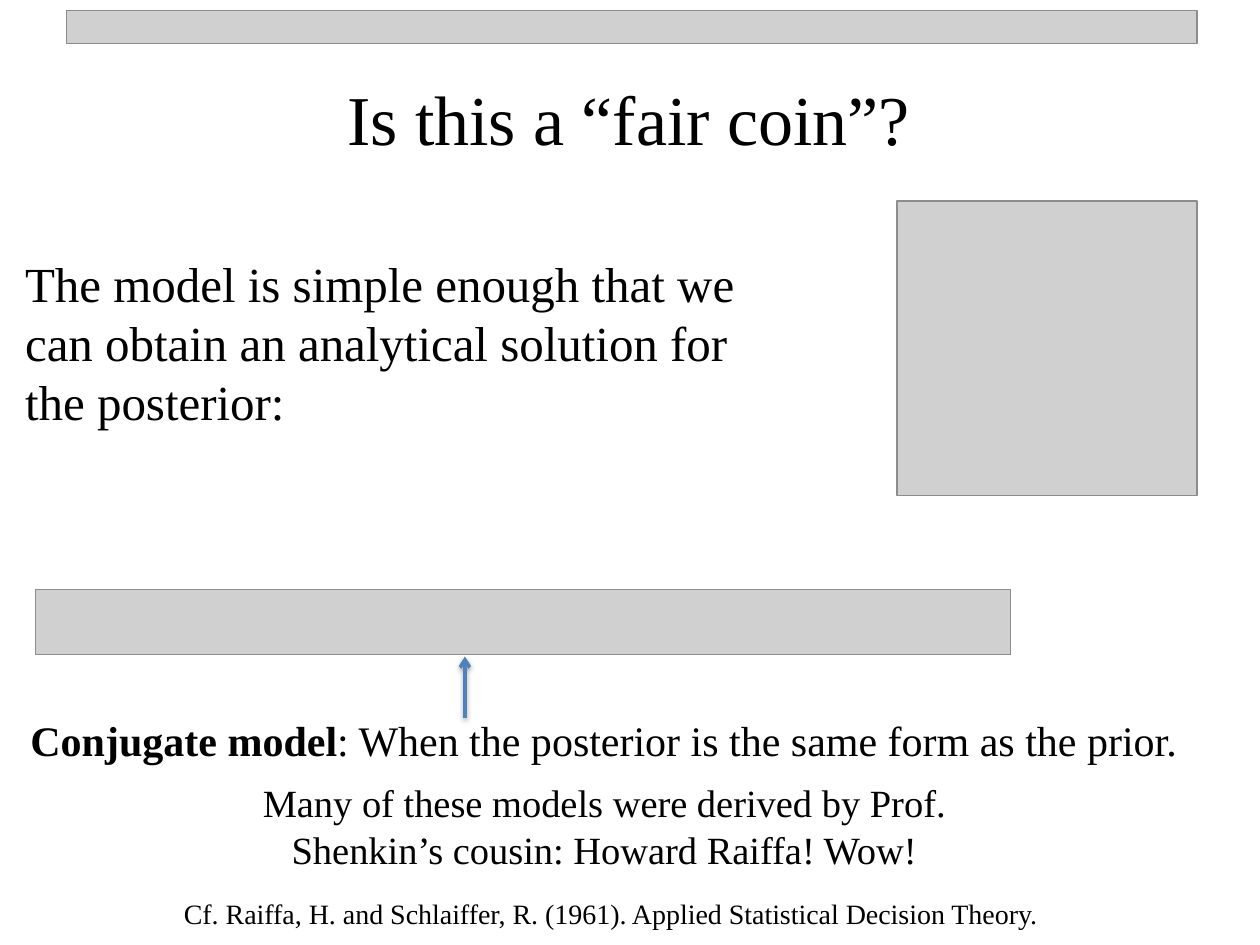
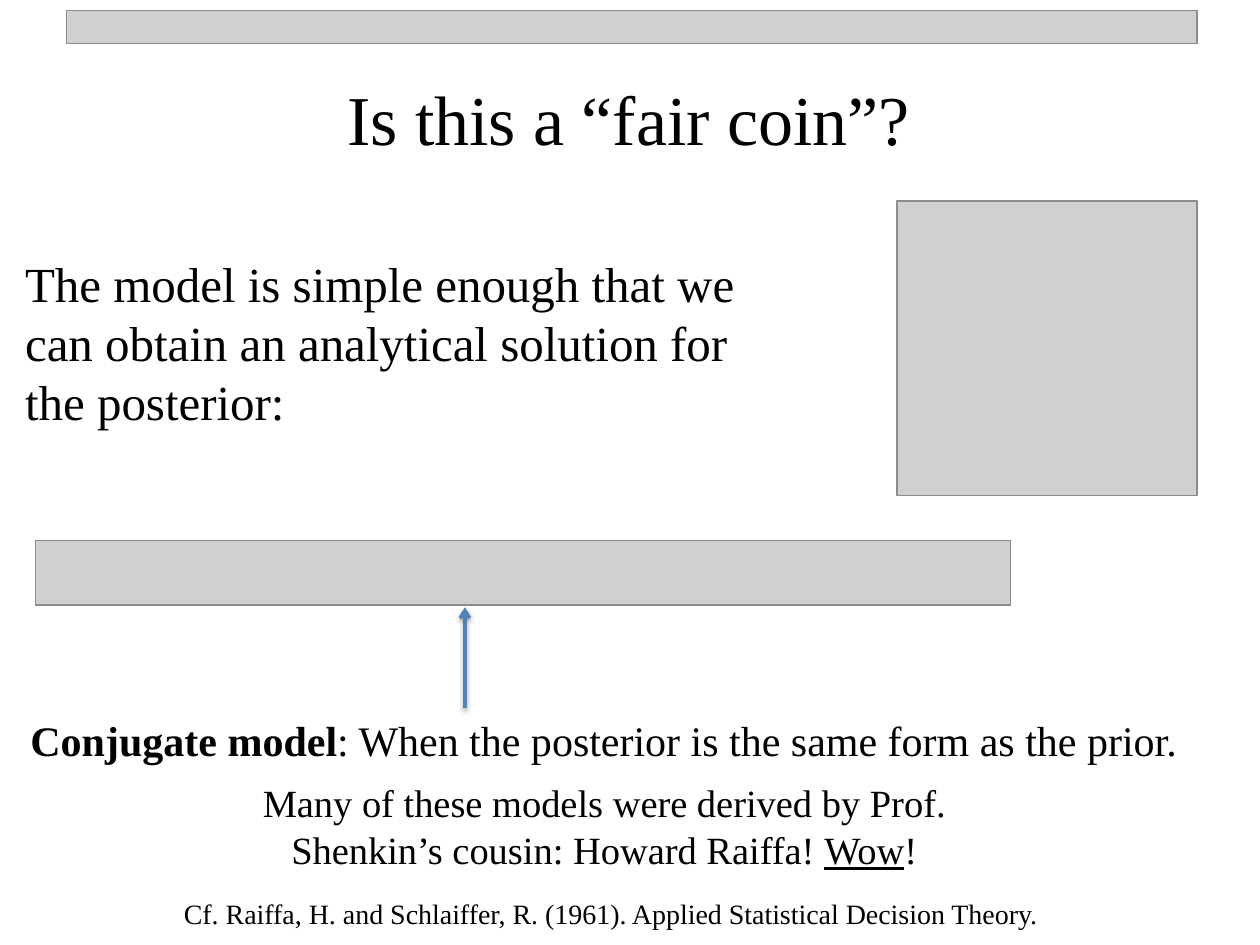
Before and after one commit to npetraco/MATFOS705, a slide deck: slide 12 of Notes/5_Intro_to_basic_parametric_bayesian_inference.pptx. Drawn at 1260x945 pixels with LibreOffice and Linux fonts; fonts in the diff are those of the drawing; grey boxes stand for pictures. Boxes give left, top, right and bottom in pixels: in the first picture for what was removed or moved away, otherwise in the second. Text is boxed around its words. In the diff, an @@ line names an element or a change of style, - is before the commit and + after.

```diff
--- a/Notes/5_Intro_to_basic_parametric_bayesian_inference.pptx
+++ b/Notes/5_Intro_to_basic_parametric_bayesian_inference.pptx
@@ picture moved from (x1=35, y1=590, x2=1011, y2=654) to (x1=35, y1=541, x2=1011, y2=605) @@
@@ arrow moved from (465, 718) - (465, 656) to (465, 708) - (465, 607) @@
@@ text "Many of these models were ..." at (x1=263, y1=790, x2=946, y2=870): underline on in "Wow!" @@
```
Also in this commit, not shown: 3 other slides changed.
